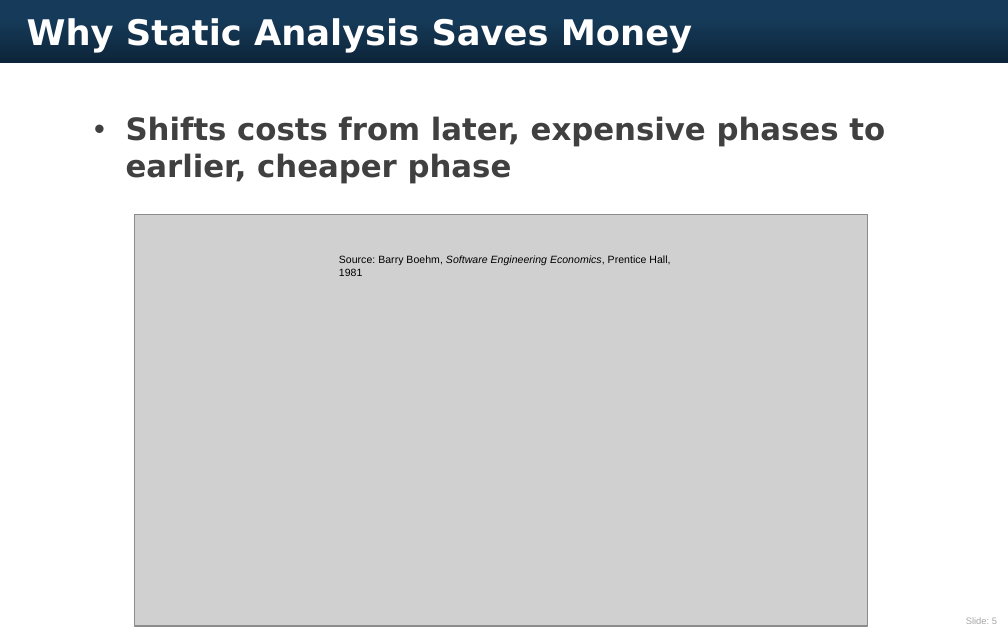
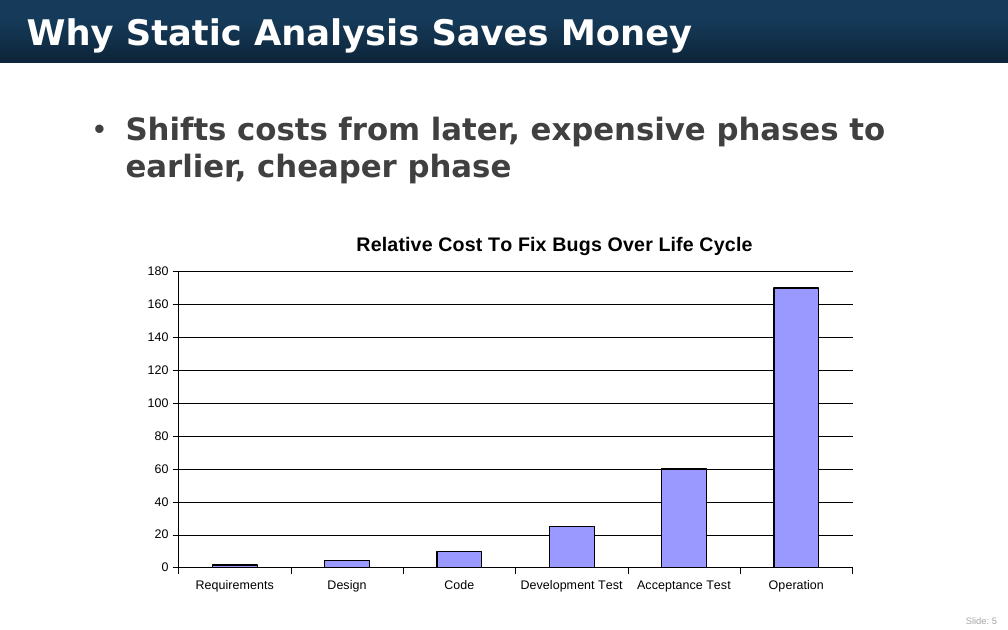
Before and after one commit to AdaCore/spark2014, a slide deck: slide 5 of slides/ARM_TechCon_2015/AdaCore ARM TechCon 2015.pptx. Drawn at 1008x630 pixels with LibreOffice and Linux fonts; fonts in the diff are those of the drawing; grey boxes stand for pictures. Boxes give left, top, right and bottom in pixels: in the first picture for what was removed or moved away, otherwise in the second. Text is boxed around its words. In the diff, an @@ line names an element or a change of style, - is before the commit and + after.

```diff
--- a/slides/ARM_TechCon_2015/AdaCore ARM TechCon 2015.pptx
+++ b/slides/ARM_TechCon_2015/AdaCore ARM TechCon 2015.pptx
@@ picture removed at box(135, 214, 868, 626) @@
@@ column chart added at box(140, 220, 862, 620) @@
+title "Relative Cost To Fix Bugs Over Life Cycle"
+categories: Requirements, Design, Code, Development Test, Acceptance Test, Operation
+Series 1: 2, 4, 10, 25, 60, 170
@@ text removed at box(339, 255, 670, 276) @@
-Source: Barry Boehm, Software Engineering Economics, Prentice Hall, 1981
```
Also in this commit, not shown: 7 other slides changed, 1 slide added.
